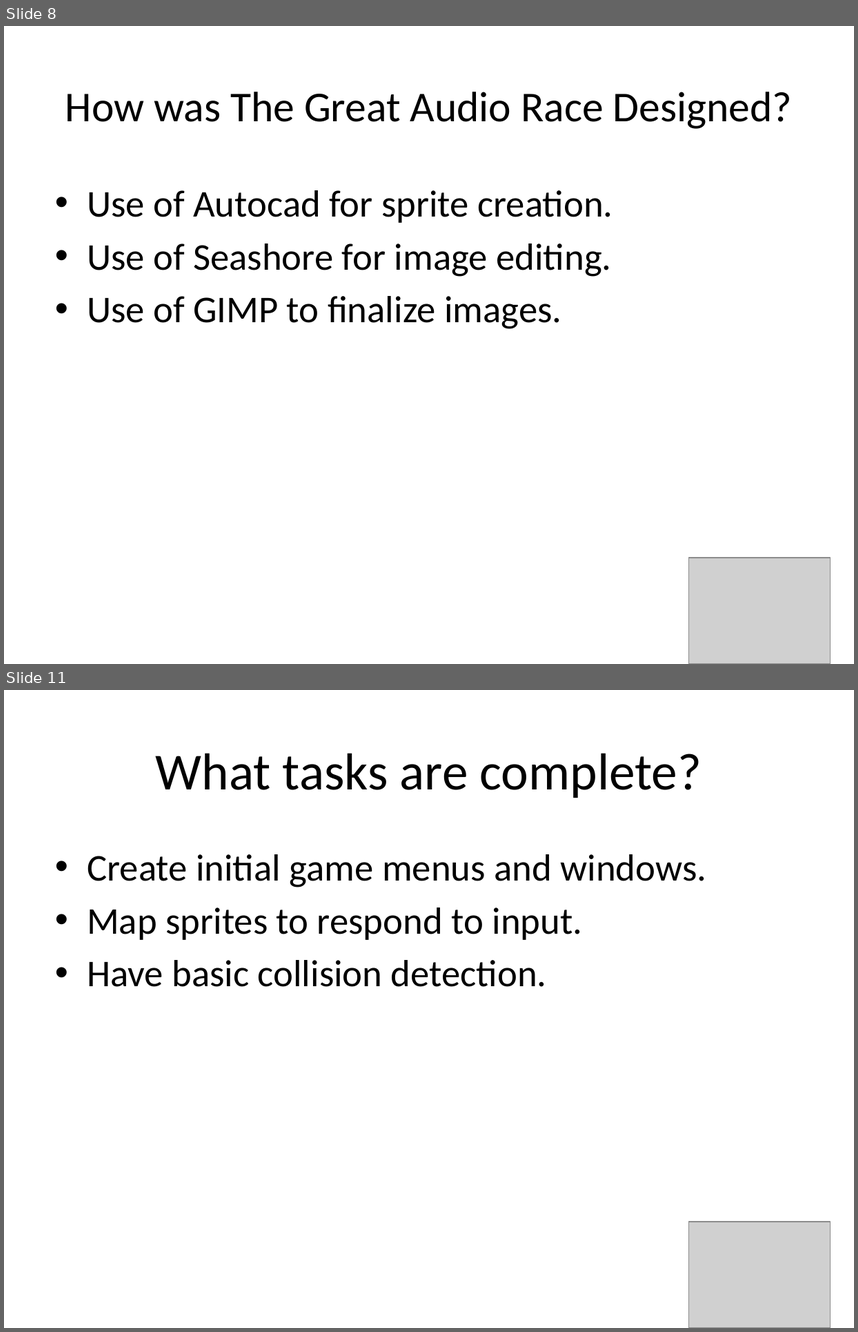
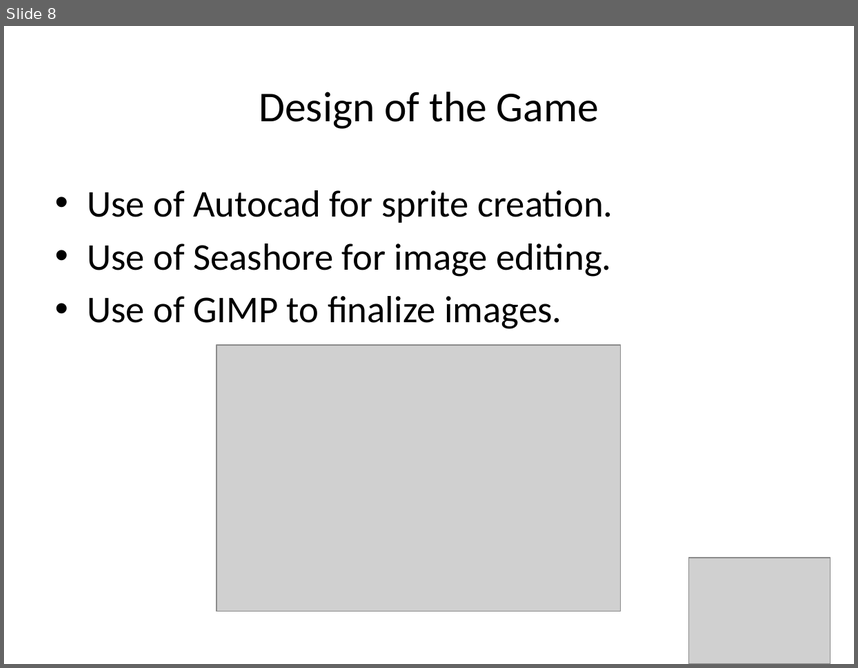
Before and after one commit to amlees/The-Great-Audio-Race, a slide deck: presenationTWO.pptx. Shown one above the other, each under a label of ours: slides 8 and 11 before the commit, slide 8 after it; the slides between them are not shown. The pictures are 858x1332 and 858x668 pixels, drawn with LibreOffice and Linux fonts; fonts in the diff are those of the drawing; grey boxes stand for pictures. Boxes give left, top, right and bottom in pixels: in the first picture for what was removed or moved away, otherwise in the second. Text is boxed around its words. In the diff, an @@ line names an element or a change of style, - is before the commit and + after.

```diff
--- a/presenationTWO.pptx
+++ b/presenationTWO.pptx
@@ slide 11 removed at [4,690,854,1328], background #FFFFFF @@
@@ title removed at [156,753,702,798] @@
-What tasks are complete?
@@ text removed at [87,854,706,987] @@
-• Create initial game menus and windows.
-• Map sprites to respond to input.
-• Have basic collision detection.
@@ picture removed at [689,1221,831,1328] @@
@@ slide 8 changed as well @@
@@ title at [259,92,599,129]: text changed @@
-How was The Great Audio Race Designed?
+Design of the Game
@@ picture added at [217,345,620,611] @@
```
Also in this commit, not shown: 7 other slides changed, 5 slides added, 6 other slides removed, 1 other file.
